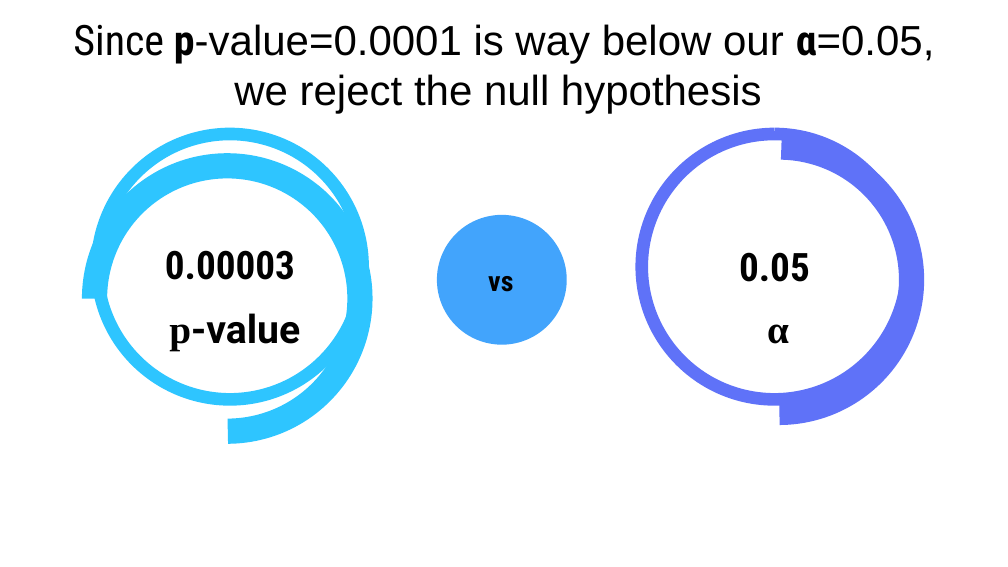
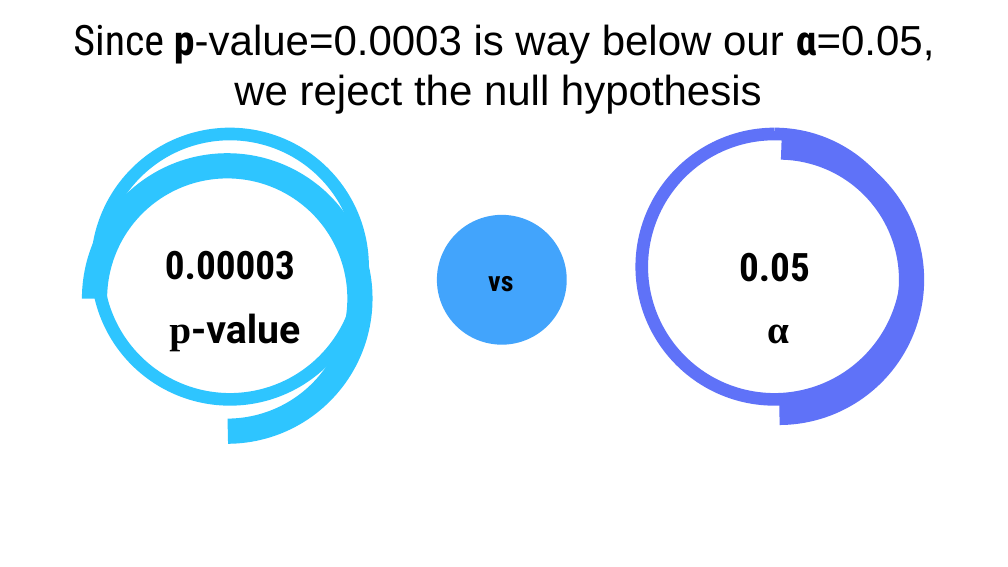
Before and after one commit to annatsf/ab-testing, a slide deck: slide 8 of ab-testing-presentation.pptx. Drawn at 1008x567 pixels with LibreOffice and Linux fonts; fonts in the diff are those of the drawing. Boxes give left, top, right and bottom in pixels: in the first picture for what was removed or moved away, otherwise in the second. Text is boxed around its words. In the diff, an @@ line names an element or a change of style, - is before the commit and + after.

```diff
--- a/ab-testing-presentation.pptx
+++ b/ab-testing-presentation.pptx
@@ title at (73, 24, 934, 114): text changed @@
-Since p-value=0.0001 is way below our α=0.05, we reject the null hypothesis
+Since p-value=0.0003 is way below our α=0.05, we reject the null hypothesis
```
Also in this commit, not shown: 2 other slides changed, 2 other files.
